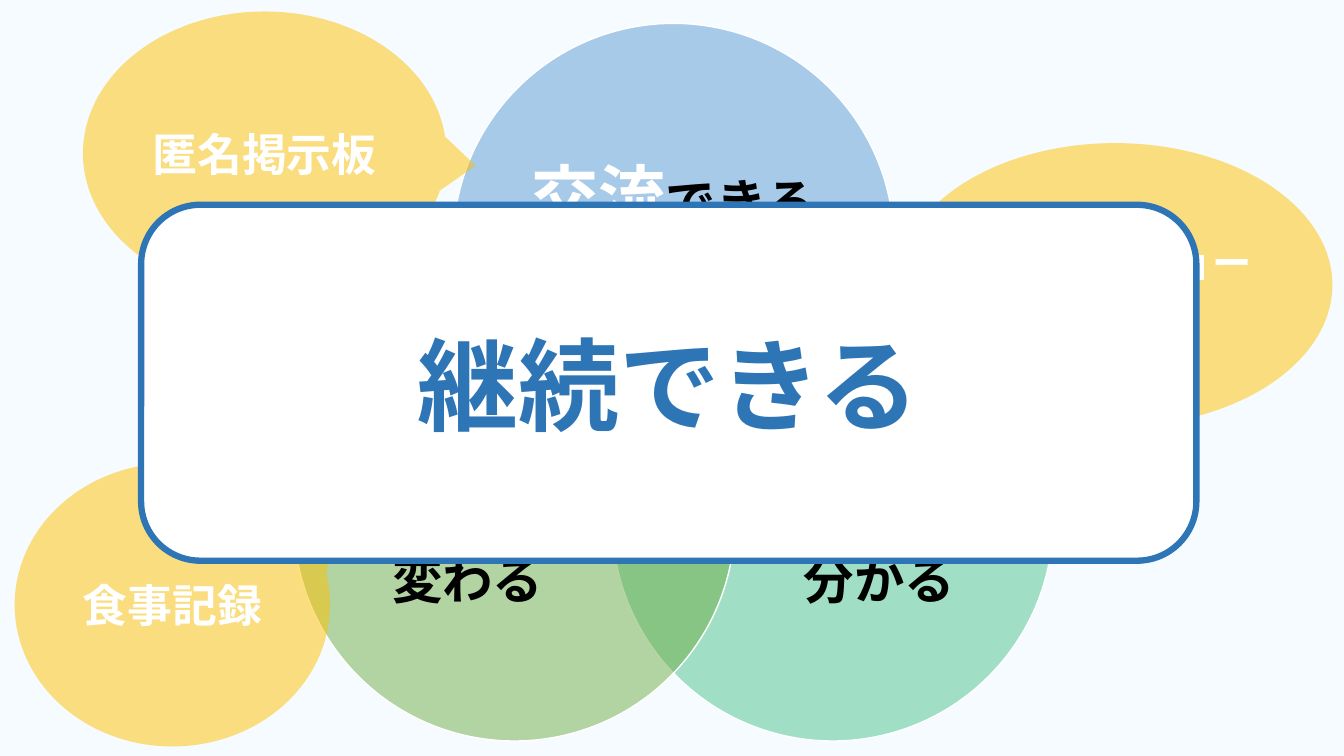
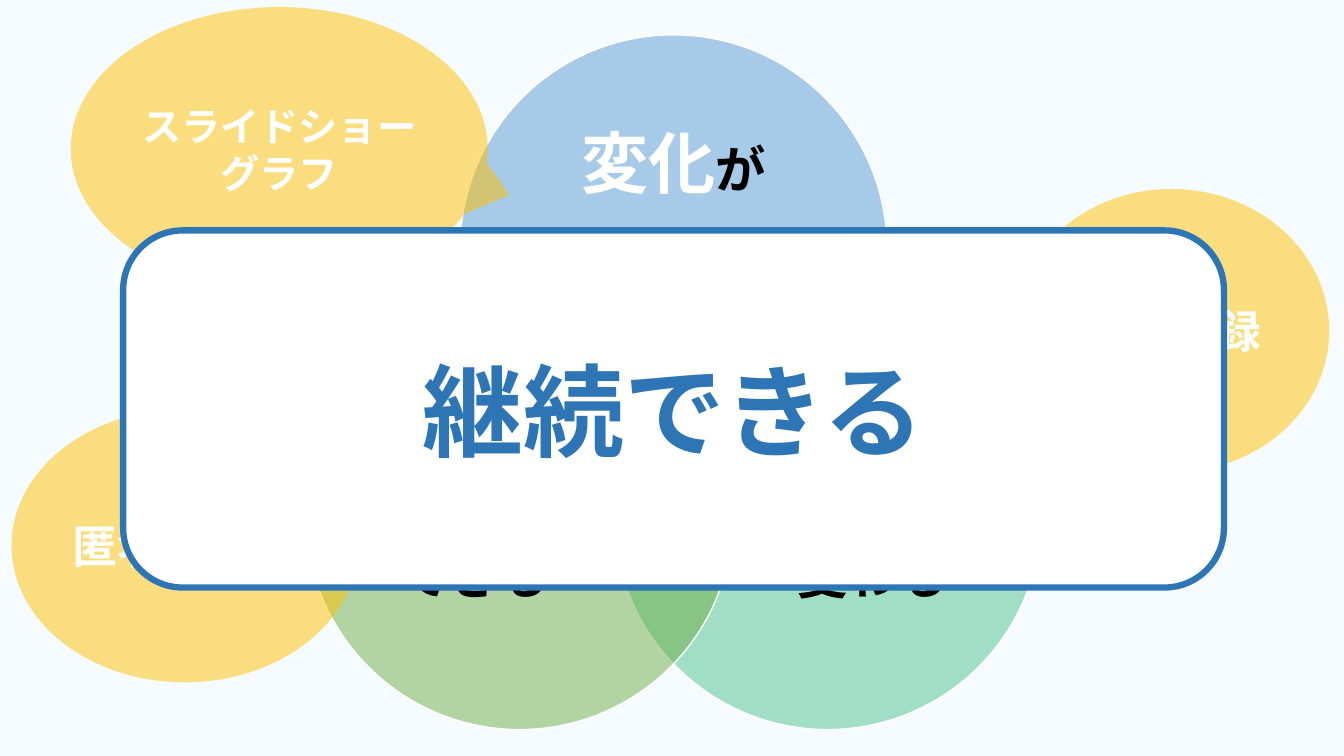
Before and after one commit to dojo2023/E-4, a slide deck: slide 8 of 共有用フォルダー/成果発表.pptx. Drawn at 1344x756 pixels with LibreOffice and Linux fonts; fonts in the diff are those of the drawing; background and template pictures are left out. Boxes give left, top, right and bottom in pixels: in the first picture for what was removed or moved away, otherwise in the second. Text is boxed around its words. In the diff, an @@ line names an element or a change of style, - is before the commit and + after.

```diff
--- a/共有用フォルダー/成果発表.pptx
+++ b/共有用フォルダー/成果発表.pptx
@@ speech bubble "スライドショー": place and size @@
-speech bubble "スライドショー" at bbox=[898, 143, 1333, 426]
+speech bubble "スライドショー" at bbox=[71, 7, 488, 290]
@@ speech bubble "スライドショー" at bbox=[71, 7, 488, 290]: proportions changed @@
@@ ellipse: place and size @@
-ellipse at bbox=[453, 23, 893, 464]
+ellipse at bbox=[460, 35, 887, 463]
@@ text "変化が" rewrapped from bbox=[804, 548, 955, 604] to bbox=[581, 131, 766, 234] @@
@@ speech bubble "食事記録" at bbox=[1014, 190, 1330, 473]: proportions changed @@
@@ speech bubble "食事記録": place and size @@
-speech bubble "食事記録" at bbox=[15, 463, 331, 746]
+speech bubble "食事記録" at bbox=[1014, 190, 1330, 473]
@@ rounded rectangle "継続できる": place and size @@
-rounded rectangle "継続できる" at bbox=[141, 205, 1197, 561]
+rounded rectangle "継続できる" at bbox=[123, 231, 1224, 588]
@@ ellipse: place and size @@
-ellipse at bbox=[294, 300, 735, 741]
+ellipse at bbox=[307, 302, 734, 730]
@@ ellipse: place and size @@
-ellipse at bbox=[612, 300, 1053, 741]
+ellipse at bbox=[614, 302, 1042, 730]
@@ speech bubble "匿名掲示板": place and size @@
-speech bubble "匿名掲示板" at bbox=[83, 11, 446, 294]
+speech bubble "匿名掲示板" at bbox=[11, 409, 358, 683]
@@ text "意識が" rewrapped from bbox=[392, 548, 543, 604] to bbox=[780, 444, 948, 607] @@
@@ text at bbox=[399, 444, 549, 607]: text changed @@
-交流できる
+交流
+できる
```
Also in this commit, not shown: 7 other slides changed, 1 other file.
